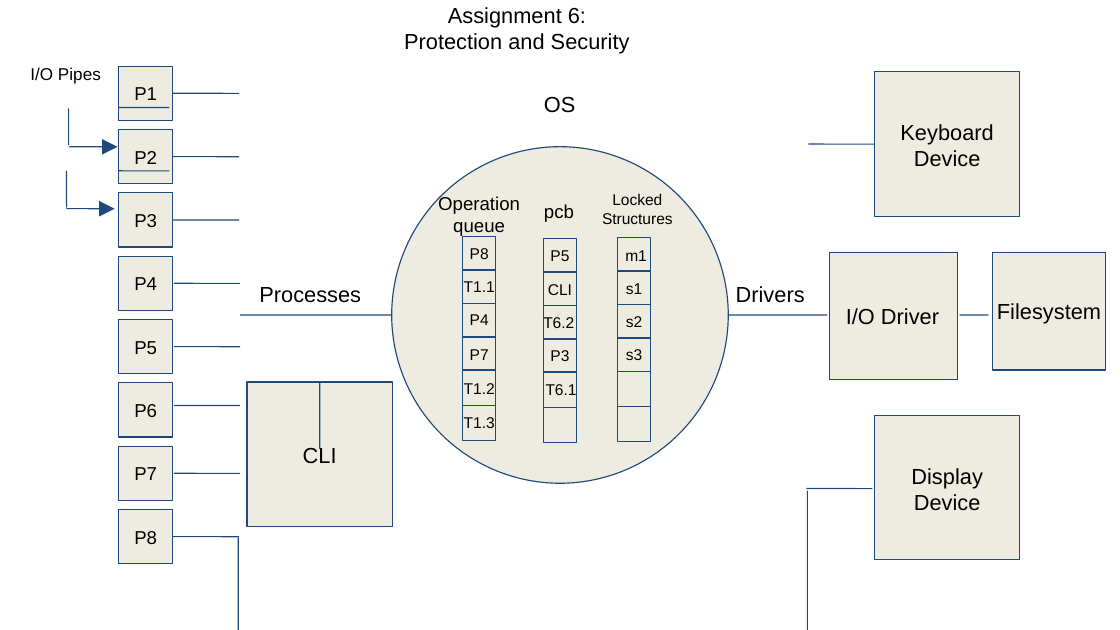
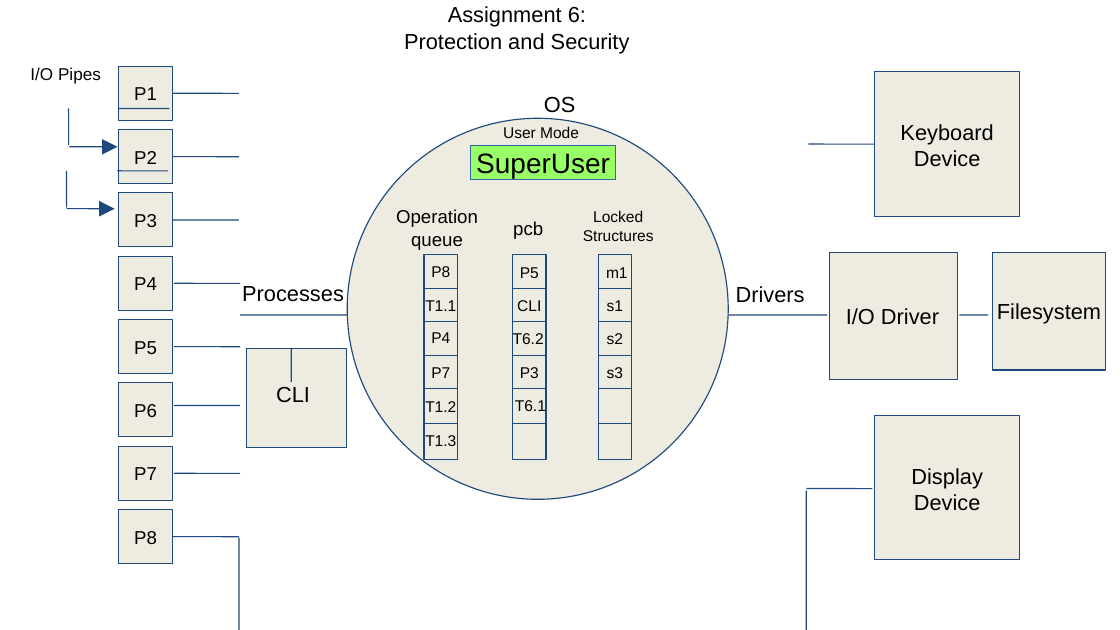
Before and after one commit to tomasre/cs-415-os-dev, a slide deck: slide 9 of CS415_OS_Presentation.pptx. Drawn at 1120x630 pixels with LibreOffice and Linux fonts; fonts in the diff are those of the drawing. Boxes give left, top, right and bottom in pixels: in the first picture for what was removed or moved away, otherwise in the second. Text is boxed around its words. In the diff, an @@ line names an element or a change of style, - is before the commit and + after.

Commit message:
update ppt

```diff
--- a/CS415_OS_Presentation.pptx
+++ b/CS415_OS_Presentation.pptx
@@ ellipse: place and size @@
-ellipse at <box>392,147,729,484</box>
+ellipse at <box>347,119,728,500</box>
@@ rectangle added at <box>470,146,616,179</box>, fill #99FF66, outline #3465A4 0.75 pt, 18 pt, text #000000 @@
+SuperUser
@@ text added at <box>503,126,579,138</box>, 10 pt, text #000000 @@
+User Mode
@@ text "Operation": place and size @@
-text "Operation" at <box>438,195,520,237</box>
+text "Operation" at <box>396,209,478,250</box>
@@ text "P8": place and size @@
-text "P8" at <box>470,248,489,259</box>
+text "P8" at <box>431,266,450,277</box>
@@ rectangle: place and size @@
-rectangle at <box>617,271,651,305</box>
+rectangle at <box>598,255,632,289</box>
@@ text "Processes": place and size @@
-text "Processes" at <box>259,287,361,303</box>
+text "Processes" at <box>242,286,344,302</box>
@@ rectangle: place and size @@
-rectangle at <box>617,237,651,271</box>
+rectangle at <box>598,288,632,321</box>
@@ line moved from (240, 315) - (392, 315) to (240, 315) - (347, 315) @@
@@ rectangle: place and size @@
-rectangle at <box>248,382,393,526</box>
+rectangle at <box>246,348,346,448</box>
@@ line moved from (320, 449) - (319, 382) to (291, 382) - (291, 348) @@
@@ 5 texts: place and size @@
-5 texts at <box>464,281,495,428</box>
+5 texts at <box>425,300,456,446</box>
@@ 5 rectangles: place and size @@
-5 rectangles at <box>463,270,496,441</box>
+5 rectangles at <box>424,255,458,424</box>
@@ 3 rectangles, 1 text: place and size @@
-3 rectangles, 1 text at <box>602,193,673,442</box>
+3 rectangles, 1 text at <box>583,210,654,459</box>
@@ text "CLI": place and size @@
-text "CLI" at <box>303,446,337,464</box>
+text "CLI" at <box>276,386,310,403</box>
@@ 6 texts, 6 rectangles: place and size @@
-6 texts, 6 rectangles at <box>543,204,577,444</box>
+6 texts, 6 rectangles at <box>513,221,547,459</box>
@@ 4 texts, 1 rectangle: place and size @@
-4 texts, 1 rectangle at <box>617,250,651,407</box>
+4 texts, 1 rectangle at <box>598,267,632,424</box>
@@ rectangle: place and size @@
-rectangle at <box>463,236,496,270</box>
+rectangle at <box>424,423,458,459</box>
```
Also in this commit, not shown: 3 other slides changed, 1 other file.
